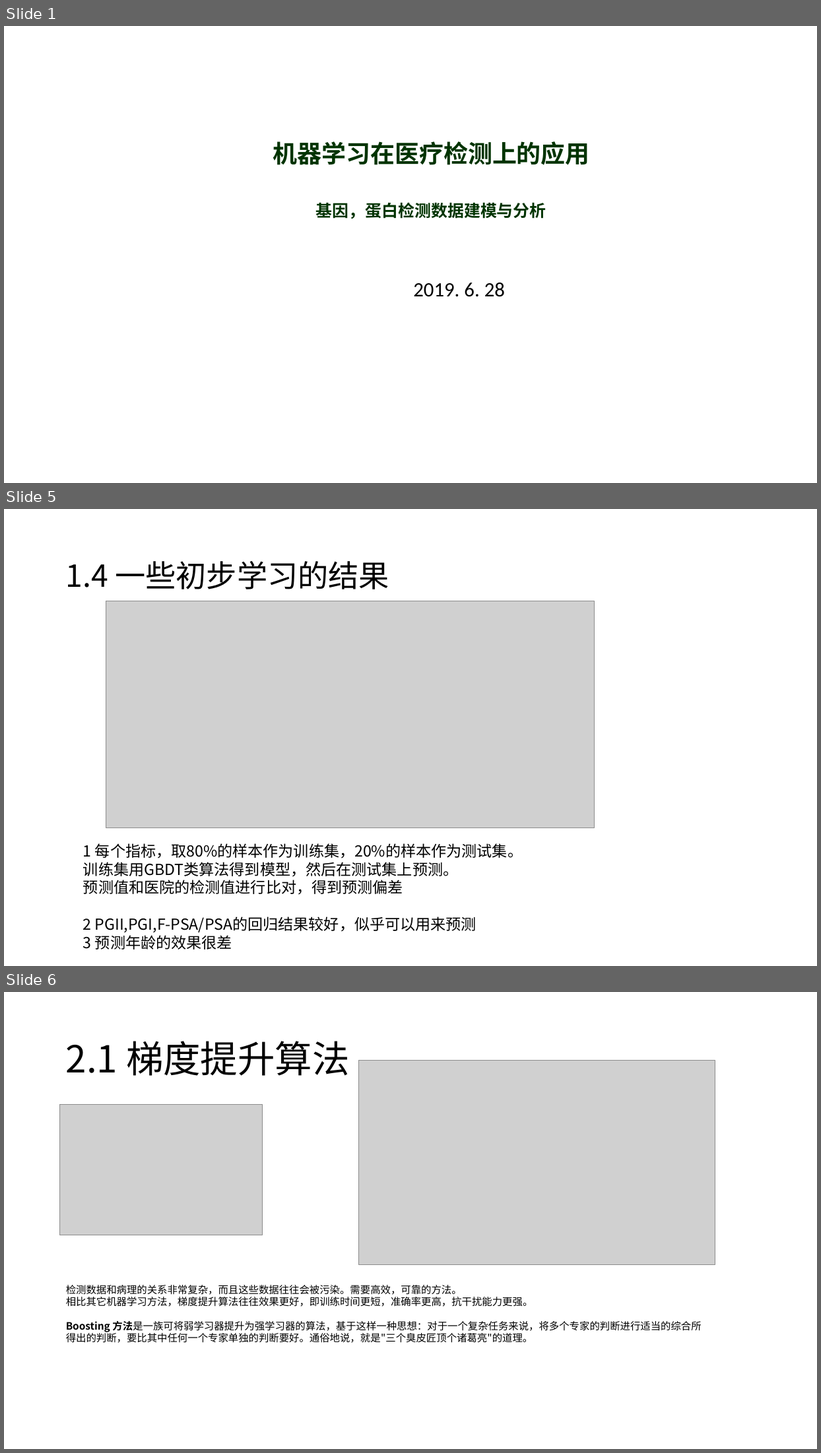
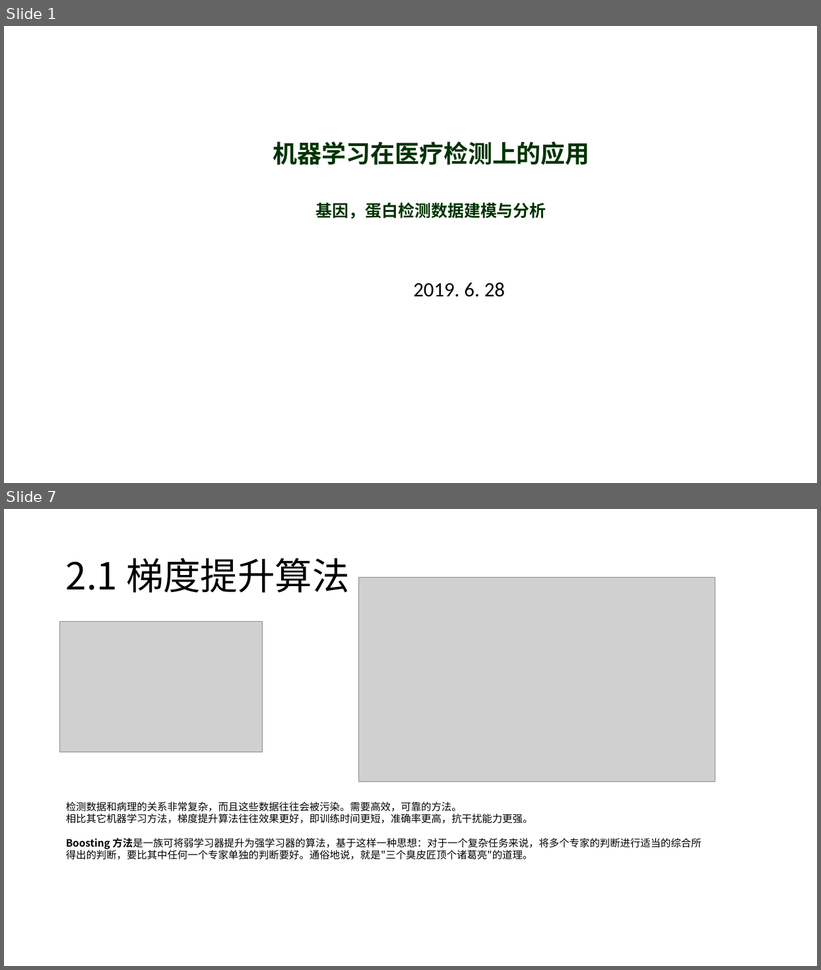
Before and after one commit to closest-git/POCTx, a slide deck: 机器学习在医疗检测上的应用.pptx. Shown one above the other, each under a label of ours: slides 1, 5 and 6 before the commit, slides 1 and 7 after it; the slides between them are not shown. The pictures are 821x1453 and 821x970 pixels, drawn with LibreOffice and Linux fonts; fonts in the diff are those of the drawing; grey boxes stand for pictures; background and template pictures are left out. Boxes give left, top, right and bottom in pixels: in the first picture for what was removed or moved away, otherwise in the second. Text is boxed around its words. In the diff, an @@ line names an element or a change of style, - is before the commit and + after.

```diff
--- a/机器学习在医疗检测上的应用.pptx
+++ b/机器学习在医疗检测上的应用.pptx
@@ slide 5 removed at (4, 509, 817, 966), background #FFFFFF @@
@@ title removed at (66, 561, 389, 590) @@
-1.4 一些初步学习的结果
@@ picture removed at (106, 601, 595, 828) @@
@@ text removed at (83, 844, 523, 950) @@
-1 每个指标，取80%的样本作为训练集，20%的样本作为测试集。
-训练集用GBDT类算法得到模型，然后在测试集上预测。
-预测值和医院的检测值进行比对，得到预测偏差
-2 PGII,PGI,F-PSA/PSA的回归结果较好，似乎可以用来预测
-3 预测年龄的效果很差
@@ what was slide 6 is now slide 7 @@
```
Also in this commit, not shown: 5 slides added, 3 other slides removed, 2 other files.
